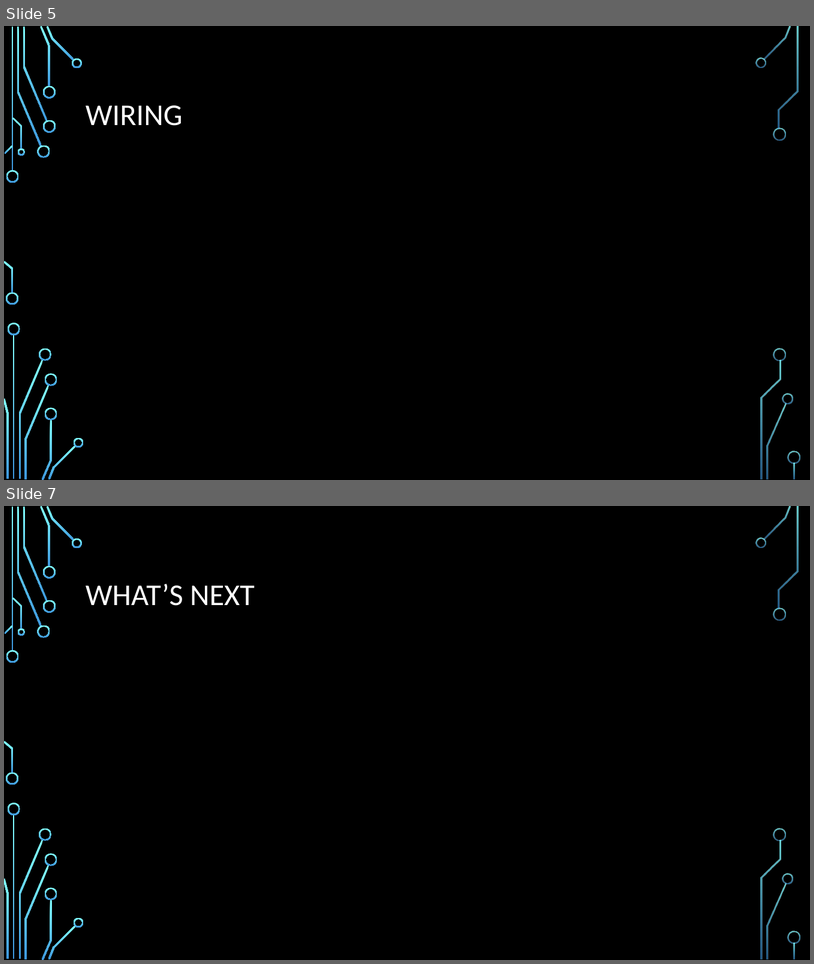
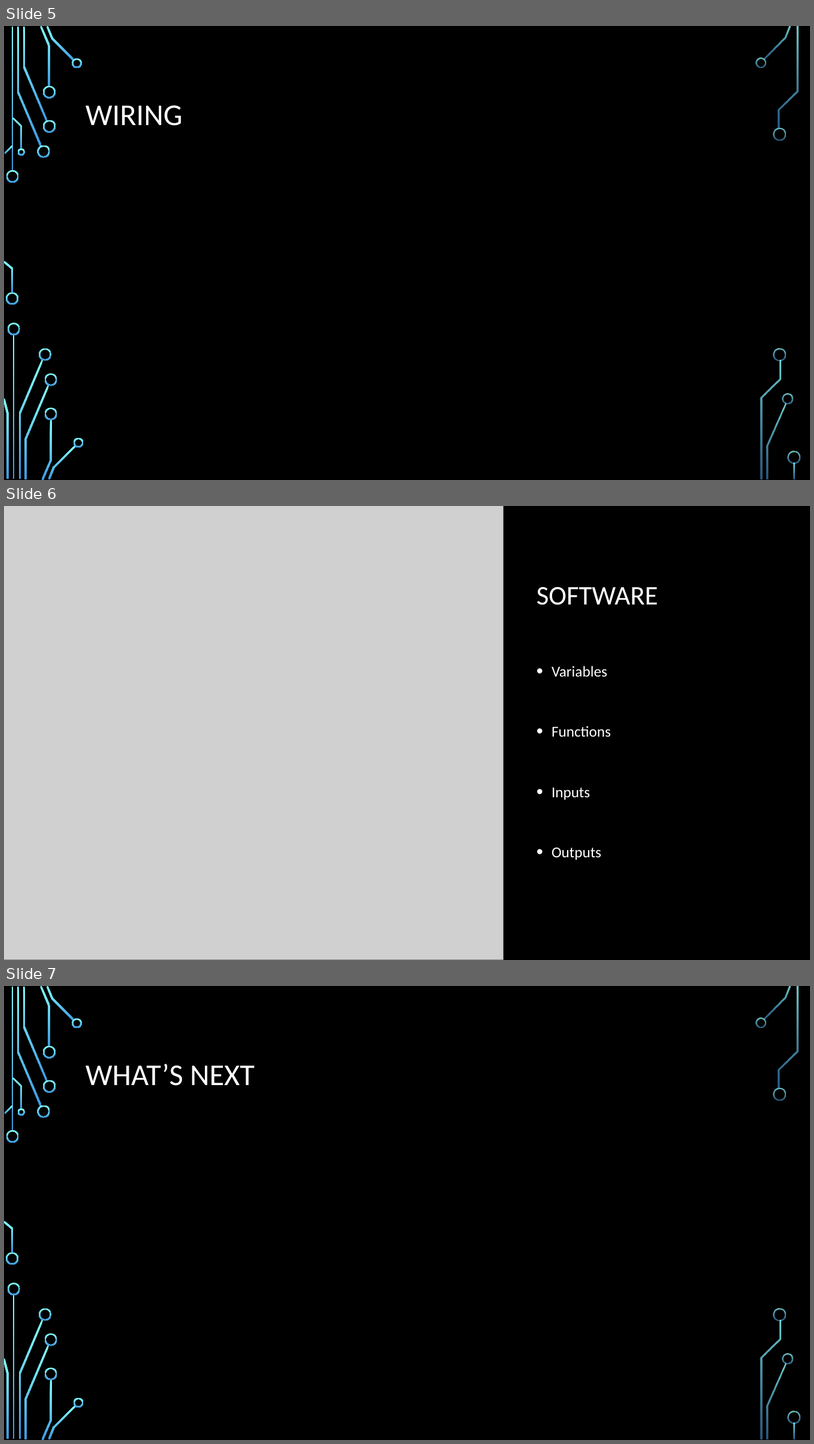
Before and after one commit to ChrisHarrold/PiWorkshop, a slide deck: Sounds/intro to building with raspberry pi.pptx. Shown one above the other, each under a label of ours: slides 5 and 7 before the commit, slides 5, 6 and 7 after it; the slides between them are not shown. The pictures are 814x964 and 814x1444 pixels, drawn with LibreOffice and Linux fonts; fonts in the diff are those of the drawing; grey boxes stand for pictures; background and template pictures are left out. Boxes give left, top, right and bottom in pixels: in the first picture for what was removed or moved away, otherwise in the second. Text is boxed around its words. In the diff, an @@ line names an element or a change of style, - is before the commit and + after.

```diff
--- a/Sounds/intro to building with raspberry pi.pptx
+++ b/Sounds/intro to building with raspberry pi.pptx
@@ slide 6 added at [4, 506, 810, 960], background picture (left out); not listed: 16 template elements that a slide beside it also shows @@
@@ rectangle added at [4, 506, 810, 960], fill #000000 @@
@@ picture added at [4, 506, 504, 960] @@
@@ group added at [4, 506, 149, 960]: 15 freeform shapes, 4 rectangles @@
@@ title added at [537, 587, 659, 605], 32 pt, text #FFFFFF @@
+SOFTWARE
@@ text added at [552, 666, 611, 859], 18 pt, text #FFFFFF @@
+• Variables
+• Functions
+• Inputs
+• Outputs
```
Also in this commit, not shown: 2 slides changed, 1 slide removed.
